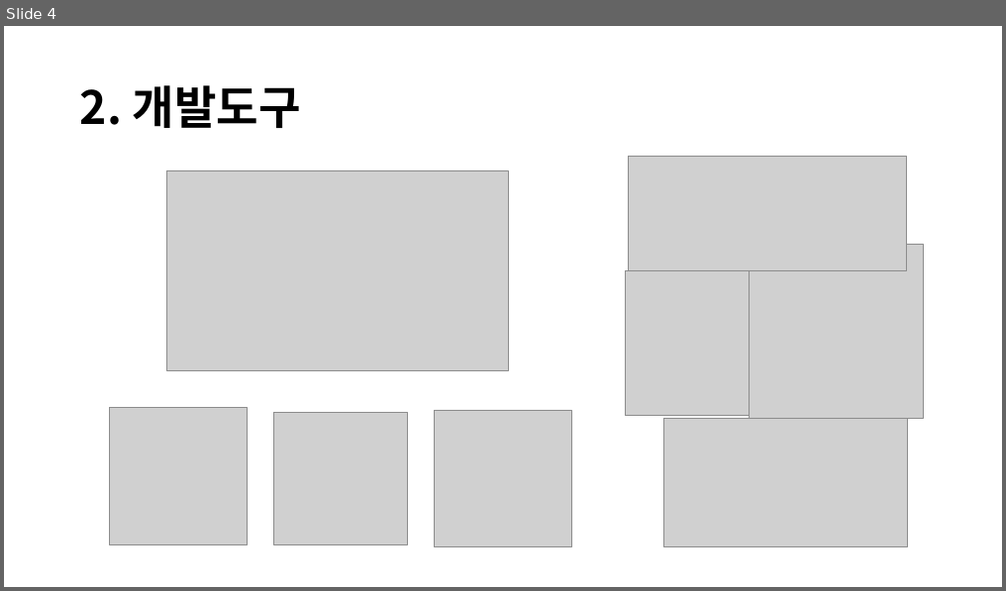
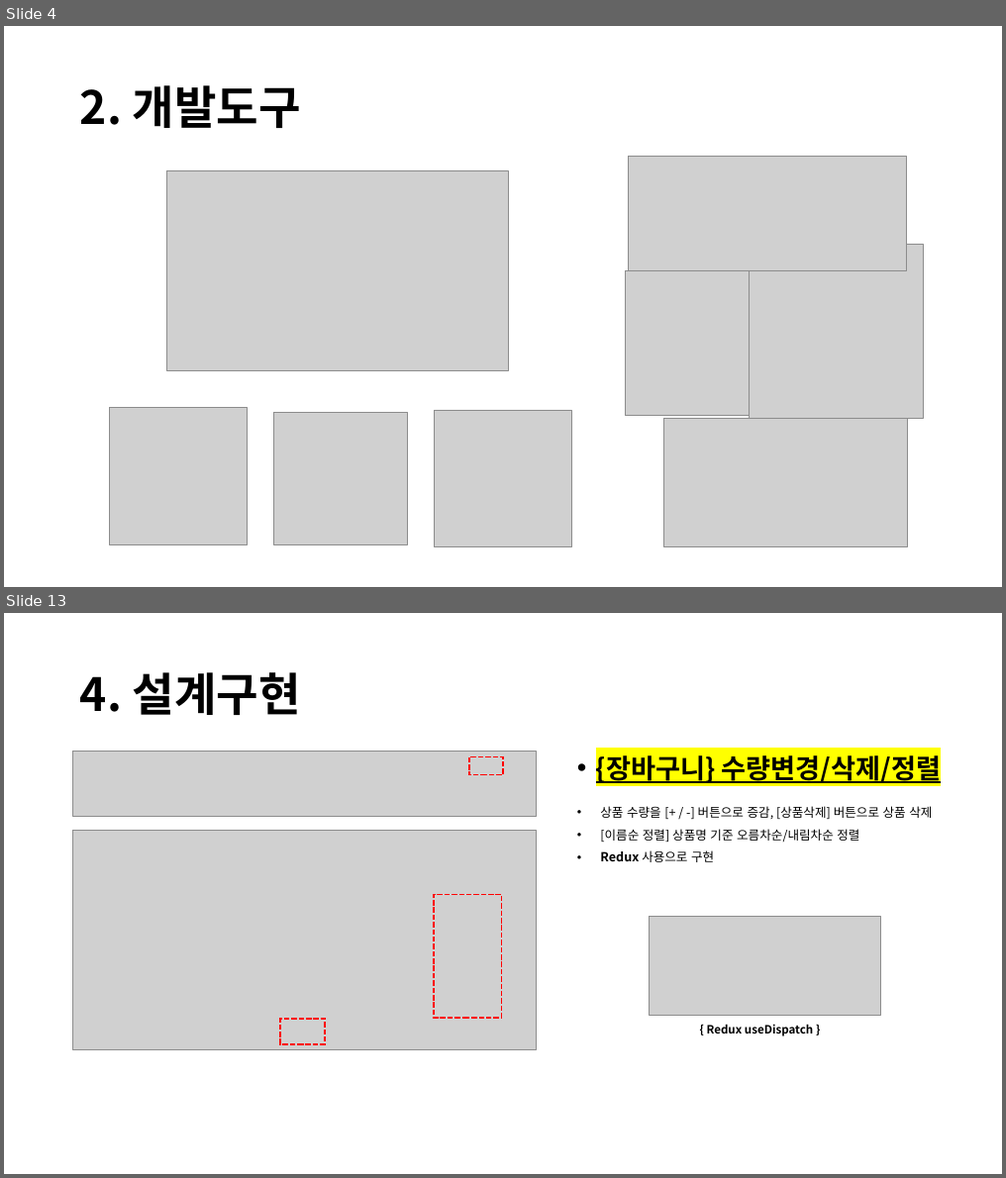
Before and after one commit to leedy79/clone-29cm-site, a slide deck: readme/React Project.pptx. Shown one above the other, each under a label of ours: slide 4 before the commit, slides 4 and 13 after it; the slides between them are not shown. The pictures are 1006x591 and 1006x1178 pixels, drawn with LibreOffice and Linux fonts; fonts in the diff are those of the drawing; grey boxes stand for pictures. Boxes give left, top, right and bottom in pixels: in the first picture for what was removed or moved away, otherwise in the second. Text is boxed around its words. In the diff, an @@ line names an element or a change of style, - is before the commit and + after.

```diff
--- a/readme/React Project.pptx
+++ b/readme/React Project.pptx
@@ slide 13 added at <box>4,613,1002,1174</box>, background #FFFFFF @@
@@ title added at <box>80,672,301,715</box>, 44 pt, text #000000, bold @@
+4. 설계구현
@@ picture added at <box>73,752,537,817</box> @@
@@ rectangle added at <box>469,758,503,775</box>, outline #FF0000 1.75 pt dashed @@
@@ text added at <box>596,756,941,783</box>, 25.9 pt, text #000000, bold, underline @@
+• {장바구니} 수량변경/삭제/정렬
@@ text added at <box>600,806,932,862</box>, 12 pt, text #000000 @@
+• 상품 수량을 [+ / -] 버튼으로 증감, [상품삭제] 버튼으로 상품 삭제
+• [이름순 정렬] 상품명 기준 오름차순/내림차순 정렬
+• Redux 사용으로 구현
@@ picture added at <box>73,830,537,1051</box> @@
@@ rectangle added at <box>434,894,502,1017</box>, outline #FF0000 1.75 pt dashed @@
@@ picture added at <box>649,916,880,1015</box> @@
@@ rectangle added at <box>280,1019,325,1045</box>, outline #FF0000 1.75 pt dashed @@
@@ text added at <box>707,1024,813,1037</box>, 11 pt, text #000000, bold @@
+{ Redux useDispatch }
```
Also in this commit, not shown: 6 slides changed, 5 other slides added, 21 other files.
